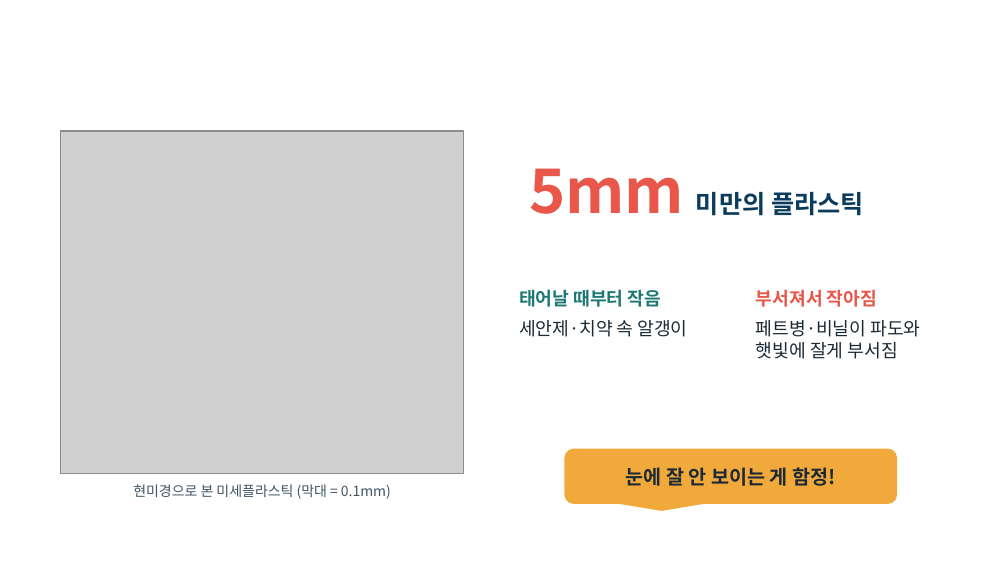
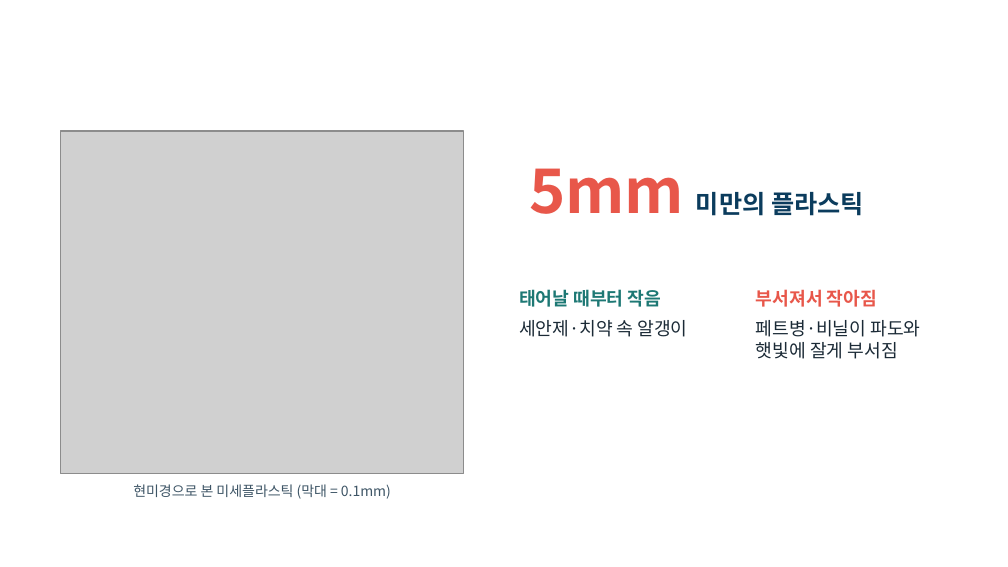
Before and after one commit to packsunjin/Graph, a slide deck: slide 2 of reports/미세플라스틱_발표_10605_박선진.pptx. Drawn at 1008x567 pixels with LibreOffice and Linux fonts; fonts in the diff are those of the drawing; grey boxes stand for pictures; background and template pictures are left out. Boxes give left, top, right and bottom in pixels: in the first picture for what was removed or moved away, otherwise in the second. Text is boxed around its words. In the diff, an @@ line names an element or a change of style, - is before the commit and + after.

```diff
--- a/reports/미세플라스틱_발표_10605_박선진.pptx
+++ b/reports/미세플라스틱_발표_10605_박선진.pptx
@@ rounded speech box removed at bbox=[564, 449, 897, 504] @@
-눈에 잘 안 보이는 게 함정!
```
Also in this commit, not shown: 5 other slides changed, 1 other file.
